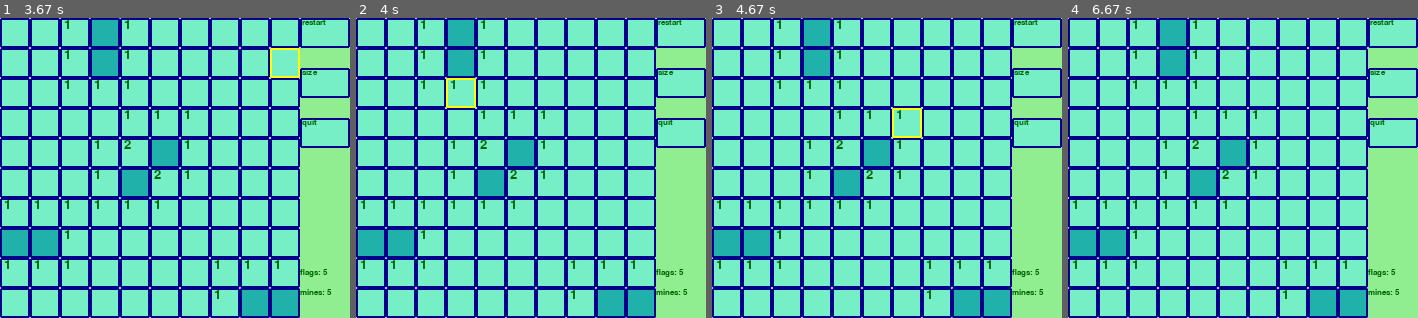
Above: before the commit, frames 1-4 (left to right).
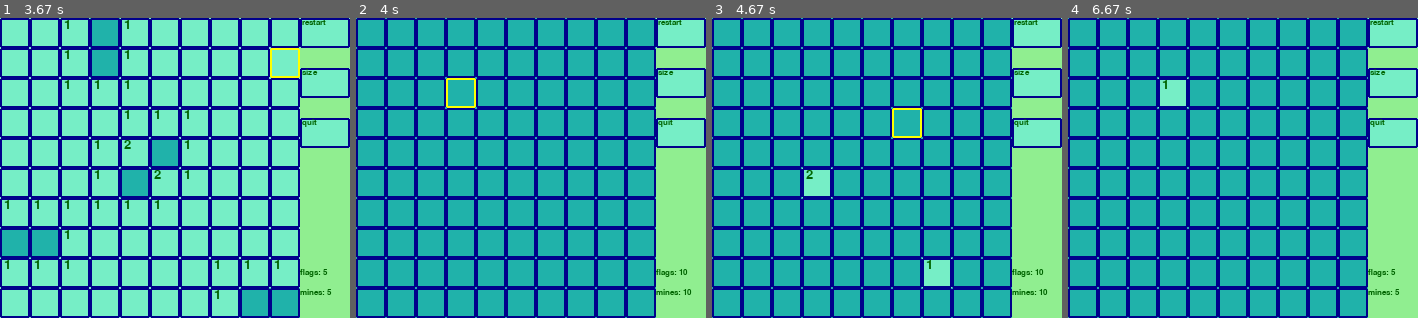
Above: after the commit, the same moments.

Repository: Deeroil/ot-harjoitustyo
Game: pygame game, started from src/index.py
Same seed, same stepped clock (60 frames per second), same inputs: the game is played once before the commit and once after it.
Inputs (mouse positions are in pixels of both pictures, inside the frame that each line leads up to):
- Up to frame 1 (3.67 s): press the mouse at (45, 63) at 0.37 s; move the mouse to (56, 150) at 0.47 s; release the mouse at (66, 237) at 0.6 s; press the mouse at (73, 63) at 0.7 s; move the mouse to (136, 147) at 0.8 s; release the mouse at (199, 231) at 0.93 s; press the mouse at (164, 33) at 1.03 s; move the mouse to (143, 69) at 1.13 s; release the mouse at (126, 105) at 1.27 s; press the mouse at (164, 33) at 1.37 s; move the mouse to (101, 66) at 1.47 s; release the mouse at (42, 102) at 1.6 s; right-click (80, 153) at 2.55 s; click (45, 192) at 2.88 s; press the mouse at (164, 123) at 3.2 s; move the mouse to (192, 132) at 3.3 s; release the mouse at (224, 141) at 3.43 s; press the mouse at (255, 63) at 3.53 s; move the mouse to (276, 72) at 3.63 s
- Up to frame 2 (4 s): release the mouse at (657, 81) at 3.77 s; press the mouse at (429, 33) at 3.87 s; move the mouse to (450, 105) at 3.97 s
- Up to frame 3 (4.67 s): release the mouse at (827, 174) at 4.1 s; press the mouse at (726, 123) at 4.2 s; move the mouse to (834, 198) at 4.3 s; release the mouse at (939, 273) at 4.43 s; press the mouse at (967, 33) at 4.53 s; move the mouse to (908, 120) at 4.63 s
- Up to frame 4 (6.67 s): release the mouse at (1204, 210) at 4.77 s; press the mouse at (1264, 63) at 4.87 s; move the mouse to (1281, 102) at 4.97 s; release the mouse at (1302, 141) at 5.1 s; press the mouse at (1292, 33) at 5.2 s; move the mouse to (1306, 117) at 5.3 s; release the mouse at (1316, 204) at 5.43 s; click (1162, 102) at 6.05 s; click (1369, 240) at 6.38 s

Frame 1 is identical in both runs. In frame 2, 60% of the frame differs, in the area x 0-96%, y 0-100%; in frame 3, 58%; in frame 4, 59%.

Commit message:
Make grid size changeable

Diff:
--- a/src/ui/pygame_ui.py
+++ b/src/ui/pygame_ui.py
@@ -6,6 +6,7 @@
 
 # TODO:
 # choices: some other than only one size of grid
+# save game state
 
 class GUI:
     """Class for graphical interface for Minesweeper.
@@ -17,10 +18,11 @@
             menu: a list of Tile objects for sidebar buttons
     """
 
-    def __init__(self):
-        size = 10
+    def __init__(self, size=10, mines=5):
+        size = size
+        mines = mines
         self.grid = Grid(size)
-        self.grid.set_up_grid(5)
+        self.grid.set_up_grid(mines)
         self.msweep = Minesweeper(self.grid)
         self.tiles = []
         self.menu = []
@@ -72,6 +74,15 @@
                 self.msweep.add_shown_tiles(i)
                 self.tiles[i].value = str(self.msweep.get_shown_tile(i))
 
+    def save_game_state(self):
+        pass
+
+    def set_up_custom_game(self, size, mines):
+        try:
+            self.__init__(size, mines)
+        except:
+            pass
+
     def handle_menu(self, mouse_pos):
         """Handles menu button left clicks.
 
@@ -88,7 +99,8 @@
                     self.__init__()
 
                 elif self.menu[i].value == "size":
-                    print("clicked size, nothing happened")
+                    print("clicked size, now just 10x10 grid with 10 mines")
+                    self.set_up_custom_game(10,10)
 
                 elif self.menu[i].value == "quit":
                     print("clicked quit")
